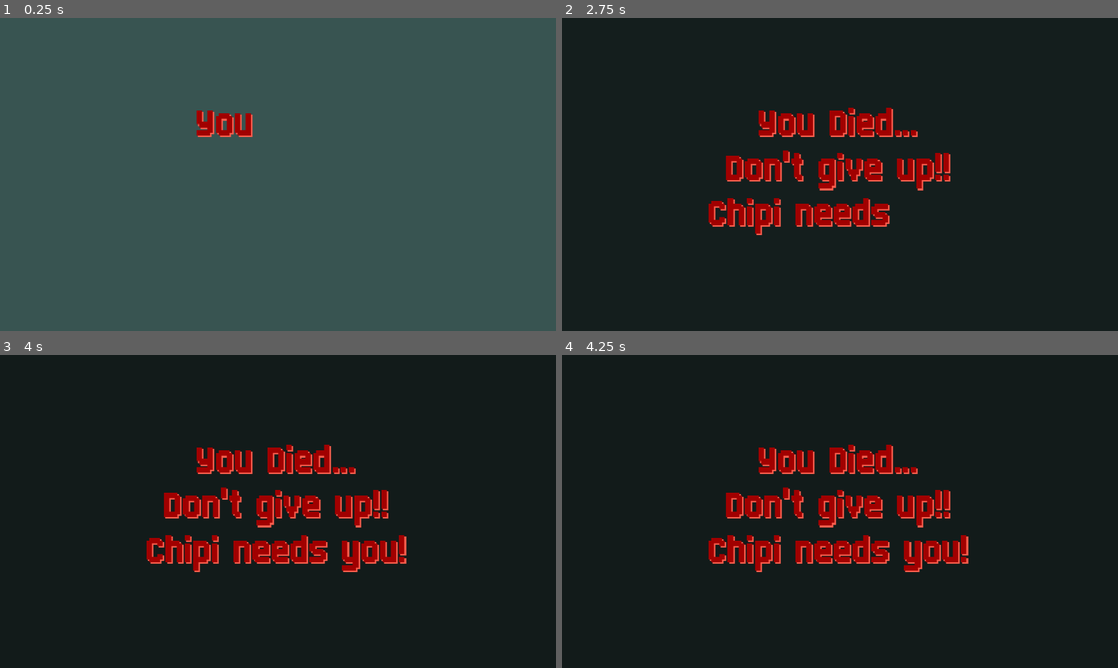
Above: before the commit, frames 1-4 (two rows, left to right).
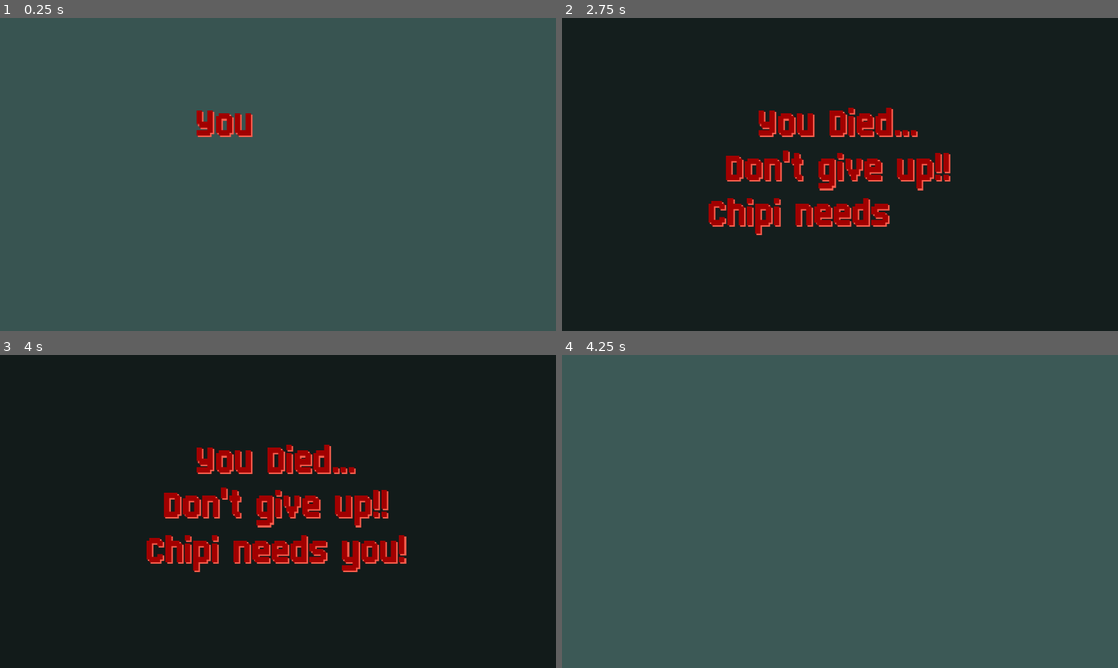
Above: after the commit, the same moments.

Repository: AragornOfKebroyd/Chapa
Game: Godot game, scene res://cutscenes/cutscene_death.tscn
Two runs of this game, one before a commit and one after it. Both use one fixed random seed, a clock stepped at 60 frames per second and the inputs below. This scene is started directly instead of the project's main scene.
Inputs:
- Up to frame 1 (0.25 s): no input
- Up to frame 2 (2.75 s): tap Enter (ui_accept) at 0.5, 0.77, 0.8, 1.07, 1.35, 1.52, 1.82, 2.3 s; hold D (move_right) 0.53-1.28 s; tap E (squeak) at 0.6, 1.55, 2.1 s; hold S (move_down) 1.28-2.03 s; hold D (move_right) from 2.03 s (still down)
- Up to frame 3 (4 s): release D (move_right) at 2.78 s; hold W (move_up) 2.78-3.53 s; tap E (squeak) at 2.85 s; tap Enter (ui_accept) at 3.02, 3.32, 3.5, 3.6, 3.77 s; hold A (move_left) from 3.53 s (still down)
- Up to frame 4 (4.25 s): keep holding A (move_left); tap Enter (ui_accept) at 4.07 s

Frames 1-3 are identical in both runs. In frame 4, 100% of the frame differs, in the area x 0-100%, y 0-100%.

Commit message:
fixed bug where death screen shows up twice (maybe)

Diff:
--- a/scripts/custscene_test.gd
+++ b/scripts/custscene_test.gd
@@ -68,17 +68,18 @@
 
 		# add player back and teleport player to start
 		add_child(player)
+		player.set_alive()
 
 # called when berry is collected
 func next_level():
 	current_level_index += 1
 	event_bus.freeze_badger.emit(true)
-	player.finish_level()
+	player.set_won()
 	get_tree().create_timer(3).timeout.connect(actual_next_level)
 
 
 func actual_next_level():
-	player.hide_level()
+	player.set_alive()
 	event_bus.freeze_badger.emit(false)
 	do_next_cutscene()
 
@@ -86,12 +87,11 @@
 func death():
 	death_cutscene_instance = death_cutscene.instantiate()
 	add_child(death_cutscene_instance)
-	player.show_level()
+	player.set_dead()
 	death_cutscene_instance.connect("death_cutscene_over", get_rid_of_death_cutscene)
 
 func get_rid_of_death_cutscene():
-	death_cutscene_instance.queue_free()
-	player.hide_level()
+	player.set_alive()
 	set_process_input(true)
 	restart_level()
 
--- a/scripts/cutscene_death.gd
+++ b/scripts/cutscene_death.gd
@@ -16,7 +16,11 @@
 signal death_cutscene_over
 
 func death_over():
-	get_tree().create_timer(1).timeout.connect(func(): death_cutscene_over.emit())
+	get_tree().create_timer(1).timeout.connect(remove_self)
+
+func remove_self():
+	death_cutscene_over.emit()
+	queue_free()
 
 func _physics_process(delta):
 	if alpha < 0.7:
--- a/scripts/player.gd
+++ b/scripts/player.gd
@@ -17,13 +17,14 @@
 
 var view_radius = 80.0
 
+enum PlayerState {
+	ALIVE,
+	DEAD,
+	WON_LEVEL,
+}
+
 func _process(_delta: float):
 	# set animation
-	if velocity.length() > 0:
-		anim_sprite.play("run")
-	else:
-		anim_sprite.play("idle")
-
 	if velocity.length() > 0:
 		anim_sprite.play("run")
 	else:
@@ -52,22 +53,49 @@
 
 
 var expand_view = false
+var player_state
+
+func change_state(new_state):
+	# do not do anything if the state is not changing
+	if player_state == new_state: return
+
+	player_state = new_state
+	match new_state:
+		PlayerState.ALIVE:
+			anim_sprite.visible = true
+			view_radius = 80.0
+			expand_view = false
+		PlayerState.DEAD:
+			anim_sprite.visible = false
+			expand_view = true
+		PlayerState.WON_LEVEL:
+			expand_view = true
+
+func set_dead():
+	change_state(PlayerState.DEAD)
+
+func set_won():
+	change_state(PlayerState.WON_LEVEL)
+
+func set_alive():
+	change_state(PlayerState.ALIVE)
 
 func _physics_process(delta: float) -> void:
-	process_movement(delta)
-
-	process_squeak()
-
-	if expand_view:
-		view_radius += 5
-
+	# we want to process the blackout screen no matter the state
+	match player_state:
+		PlayerState.DEAD, PlayerState.WON_LEVEL:
+			if expand_view:
+				view_radius += 5
+		PlayerState.ALIVE:
+			process_movement(delta)
+			process_squeak()
 
 @export var wave_scene: PackedScene  # Drag the Wave scene into the inspector
 @export var sqeak_cooldown = 0.5
 
 var can_sqeak = true
 func process_squeak():
-	if Input.is_action_just_pressed("squeak") and can_sqeak and !dead:
+	if Input.is_action_just_pressed("squeak") and can_sqeak:
 		print("squeak")
 		var min_pitch = 0.8
 		var max_pitch = 1.2
@@ -86,8 +114,6 @@
 
 
 func process_movement(delta):
-	#velocity = Vector2.ZERO
-	if dead: return
 	var force = Vector2.ZERO
 
 	var up_down = 0
@@ -127,20 +153,3 @@
 
 	# update position with collision
 	move_and_slide()
-
-var dead = false
-
-func show_level():
-	anim_sprite.visible = false
-	expand_view = true
-	dead = true
-
-func finish_level():
-	expand_view = true
-	dead = true # not really, just stops movement
-
-func hide_level():
-	anim_sprite.visible = true
-	view_radius = 80.0
-	expand_view = false
-	dead = false
